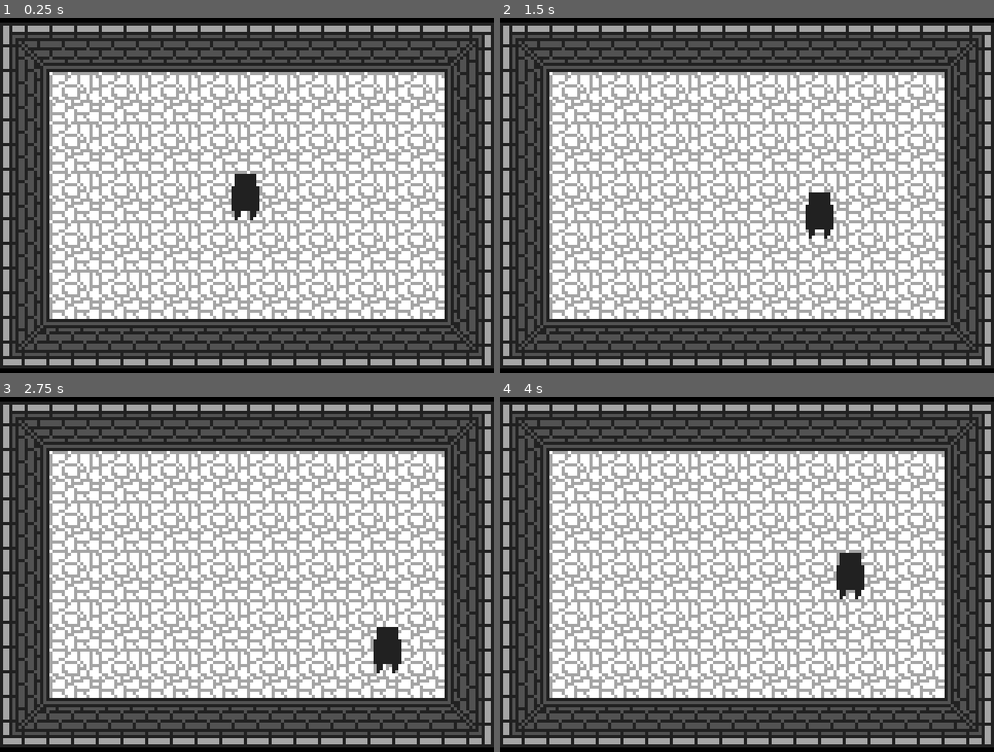
Above: before the commit, frames 1-4 (two rows, left to right).
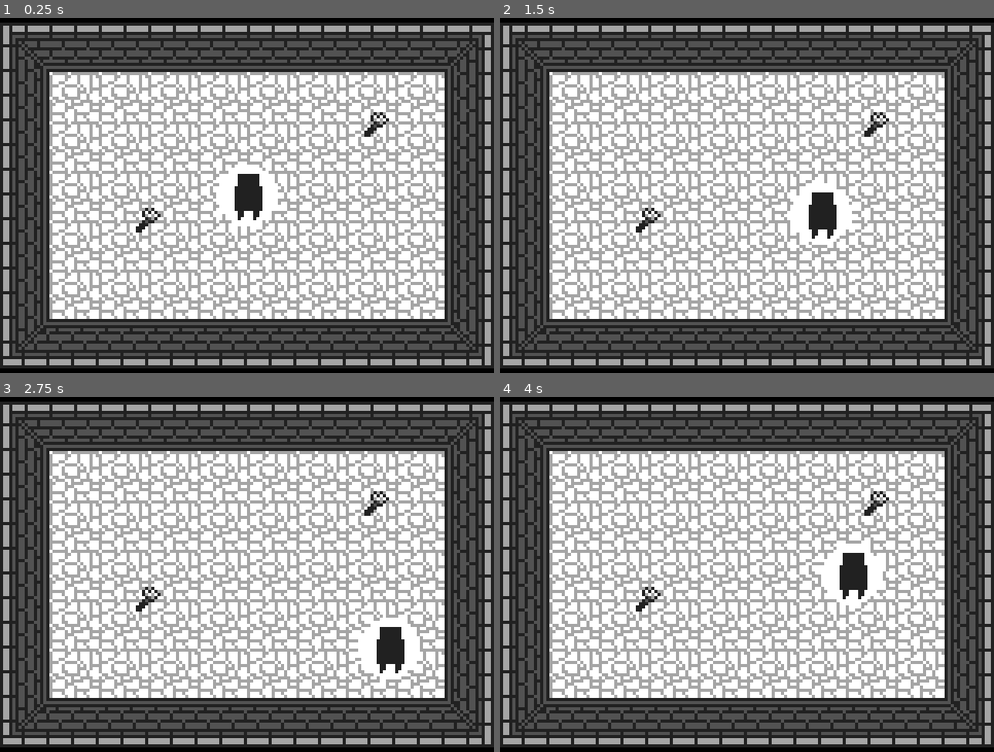
Above: after the commit, the same moments.

Repository: LucaAndreoli-code/GBJam14
Game: Godot game, scene res://scenes/demo/test_room/test_room_dazorn.tscn
Same seed, same stepped clock (60 frames per second), same inputs: the game is played once before the commit and once after it. This scene is started directly instead of the project's main scene.
Inputs:
- Up to frame 1 (0.25 s): no input
- Up to frame 2 (1.5 s): tap Enter at 0.5 s; hold Right (dpad_right) 0.53-1.28 s; hold X (btn_a) 0.53-1.28 s; hold Down (dpad_down) from 1.28 s (still down); tap Z (btn_b) at 1.35 s
- Up to frame 3 (2.75 s): release Down (dpad_down) at 2.03 s; hold Right (dpad_right) from 2.03 s (still down); hold X (btn_a) from 2.03 s (still down)
- Up to frame 4 (4 s): release Right (dpad_right) at 2.78 s; release X (btn_a) at 2.78 s; hold Up (dpad_up) 2.78-3.53 s; tap Z (btn_b) at 2.85 s; hold Left (dpad_left) from 3.53 s (still down); hold X (btn_a) from 3.53 s (still down)

The runs differ from the first frame. In frame 1, 1.0% of the frame differs, in the area x 27-79%, y 26-61%; in frame 2, 0.9%; in frame 3, 0.9%; in frame 4, 0.9%.

Commit message:
Mixed things up to make it work

Diff:
--- a/globals/signal_bus.gd
+++ b/globals/signal_bus.gd
@@ -6,3 +6,6 @@
 
 # Fired when the game is paused or unpaused.
 signal game_paused(is_paused: bool)
+
+# Fired when the torch's timer ticks.
+signal torch_tick(remaining: int, light_value: float)
--- a/scenes/demo/test_room/player_temp_controller.gd
+++ b/scenes/demo/test_room/player_temp_controller.gd
@@ -2,10 +2,34 @@
 
 const SPEED = 32.0
 
-func _physics_process(delta: float) -> void:
+@export var torch_duration_seconds: int = 240
+@export var torch_light_radius: float = 40.0
+@export var player_light_max_diameter: float = 20.0
+
+@onready var _player_light: Sprite2D = $LightSprite
+
+var _torch: TorchManager
+
+func _ready() -> void:
+	_torch = TorchManager.new(torch_duration_seconds)
+
+func _process(delta: float) -> void:
+	_torch.tick(delta)
+	_scale_player_light()
+
+func _physics_process(_delta: float) -> void:
 	var direction := Input.get_vector("dpad_left", "dpad_right", "dpad_up", "dpad_down")
 	if direction:
 		velocity = direction * SPEED
 	else:
 		velocity = Vector2.ZERO
 	move_and_slide()
+
+func get_light_radius() -> float:
+	return torch_light_radius * _torch.get_light_value()
+
+func _scale_player_light() -> void:
+	var d: int = int(round(player_light_max_diameter * _torch.get_light_value()))
+	d -= d % 2
+	var s := d / float(_player_light.texture.get_width())
+	_player_light.scale = Vector2(s, s)
--- a/scenes/demo/test_room/test_room_dazorn.tscn
+++ b/scenes/demo/test_room/test_room_dazorn.tscn
@@ -3,6 +3,8 @@
 [ext_resource type="Texture2D" uid="uid://bxtcrthh2vobe" path="res://assets/tilesets/demo/dungeon_tileset.png" id="1_hskl6"]
 [ext_resource type="Script" uid="uid://dg14dg2mbg8n7" path="res://scenes/demo/test_room/player_temp_controller.gd" id="2_xq2r0"]
 [ext_resource type="Texture2D" uid="uid://0ykypjmmgjq6" path="res://assets/sprites/demo/temp_player.png" id="3_xq2r0"]
+[ext_resource type="Texture2D" uid="uid://cxo15djkm4hxy" path="res://assets/sprites/demo/temp_player_light.png" id="4_2w3gs"]
+[ext_resource type="PackedScene" uid="uid://bapyqpwaah2kx" path="res://entities/torch/torch_interactable.tscn" id="4_l5dg3"]
 
 [sub_resource type="TileSetAtlasSource" id="TileSetAtlasSource_e4vl8"]
 texture = ExtResource("1_hskl6")
@@ -34,6 +36,18 @@
 [node name="FakePlayer" type="CharacterBody2D" parent="." unique_id=2085378037 groups=["light_sources"]]
 position = Vector2(80, 72)
 script = ExtResource("2_xq2r0")
+torch_light_radius = 20.0
 
-[node name="Sprite2D" type="Sprite2D" parent="FakePlayer" unique_id=718595948]
+[node name="LightSprite" type="Sprite2D" parent="FakePlayer" unique_id=780955968]
+texture = ExtResource("4_2w3gs")
+
+[node name="PlayerSprite" type="Sprite2D" parent="FakePlayer" unique_id=718595948]
+z_index = 1
+position = Vector2(1, 0)
 texture = ExtResource("3_xq2r0")
+
+[node name="TorchInteractable" parent="." unique_id=555735461 groups=["light_sources"] instance=ExtResource("4_l5dg3")]
+position = Vector2(48, 80)
+
+[node name="TorchInteractable2" parent="." unique_id=117931280 instance=ExtResource("4_l5dg3")]
+position = Vector2(122, 49)
Binary file added: assets/sprites/demo/temp_player_light.png
Not shown, added: assets/sprites/demo/temp_player_light.png.import
